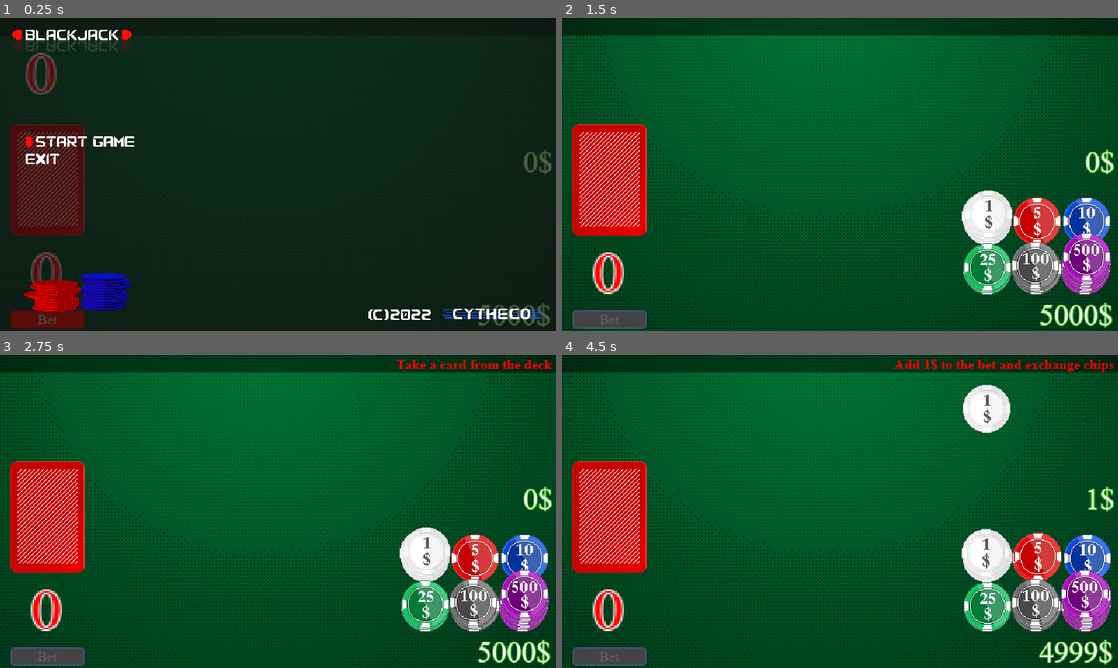
Above: before the commit, frames 1-4 (two rows, left to right).
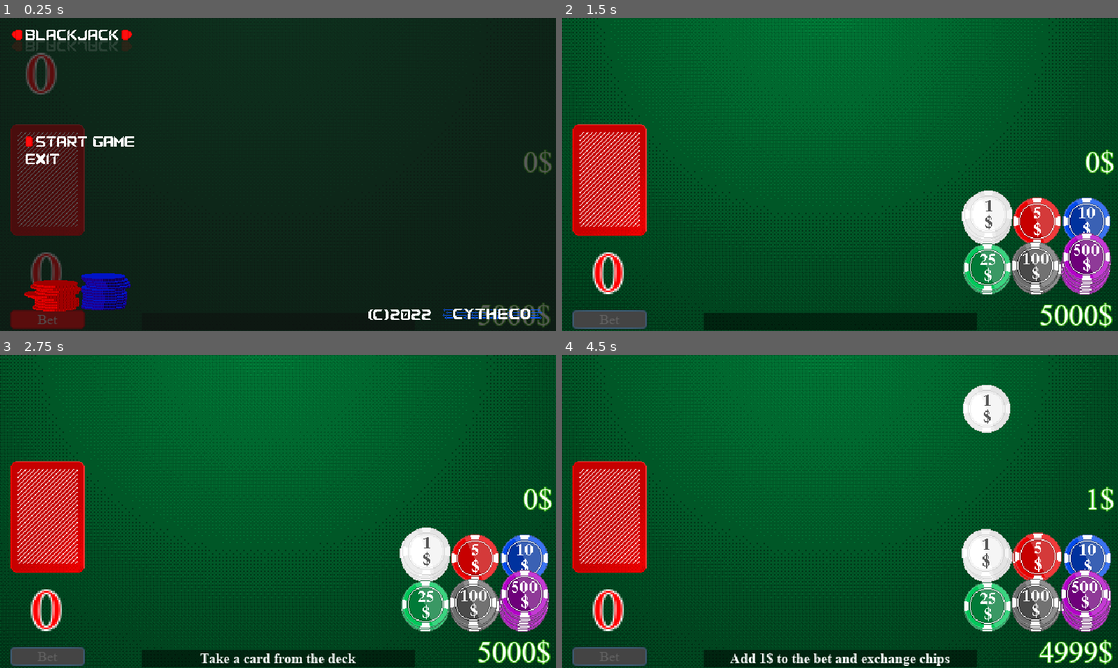
Above: after the commit, the same moments.

Repository: Cydeamon/Blackjack
Game: Godot game, scene res://Main.tscn
Two runs of this game, one before a commit and one after it. Both use one fixed random seed, a clock stepped at 60 frames per second and the inputs below. Sound files missing from this copy of the repository are replaced by a short silence.
Inputs (mouse positions are in pixels of both pictures, inside the frame that each line leads up to):
- Up to frame 1 (0.25 s): no input
- Up to frame 2 (1.5 s): click "Bet" at 0.5 s; tap Enter (ui_accept) at 1.25 s; move the mouse to (645, 140) at 1.27 s; hold Up (ui_up) from 1.28 s (still down); click (645, 140) at 1.42 s
- Up to frame 3 (2.75 s): tap Enter (ui_accept) at 1.52, 2, 2.27 s; move the mouse to (50, 517) at 2.02 s; release Up (ui_up) at 2.03 s; hold Down (ui_down) from 2.03 s (still down); click (50, 517) at 2.17 s
- Up to frame 4 (4.5 s): tap Enter (ui_accept) at 2.75, 3.5, 3.77, 4.25 s; move the mouse to (990, 558) at 2.77 s; release Down (ui_down) at 2.78 s; hold Up (ui_up) 2.78-4.28 s; click (990, 558) at 2.92 s; move the mouse to (984, 408) at 3.52 s; click (984, 408) at 3.67 s; move the mouse to (990, 558) at 4.27 s; hold Down (ui_down) from 4.28 s (still down); click (990, 558) at 4.42 s

The runs differ from the first frame. In frame 2, 6.5% of the frame differs, in the area x 0-100%, y 0-100%; in frame 3, 6.8%; in frame 4, 6.9%.
Error in both runs: Division By Zero in operator '%'. (res://Main.gd:238)

Commit message:
Center notes. Note fix for bets

Diff:
--- a/Main.gd
+++ b/Main.gd
@@ -562,7 +562,10 @@
 
 
 func _on_ReadyButton_mouse_entered():
-	$UI/GameUI/NoteLabel.text = "No more cards"
+	if bet_is_set:
+		$UI/GameUI/NoteLabel.text = "No more cards"
+	else:
+		$UI/GameUI/NoteLabel.text = "Fix bet"
 
 func _unhandled_input(event):
 	if menu_mode && event.is_action_pressed("ui_down"):
--- a/Main.tscn
+++ b/Main.tscn
@@ -213,8 +213,10 @@
 [node name="GameUI" type="Node" parent="UI"]
 
 [node name="NoteBackground" type="ColorRect" parent="UI/GameUI"]
-margin_right = 640.0
-margin_bottom = 20.0
+margin_left = 163.0
+margin_top = 339.0
+margin_right = 477.0
+margin_bottom = 359.0
 color = Color( 0, 0, 0, 0.47451 )
 
 [node name="MessageBackground" type="ColorRect" parent="UI/GameUI"]
@@ -279,14 +281,15 @@
 align = 2
 
 [node name="NoteLabel" type="Label" parent="UI/GameUI"]
-margin_left = 277.0
-margin_top = 1.0
-margin_right = 635.0
-margin_bottom = 40.0
+margin_left = 163.0
+margin_top = 339.0
+margin_right = 477.0
+margin_bottom = 360.0
+grow_horizontal = 2
 theme = ExtResource( 8 )
-custom_colors/font_color = Color( 1, 0, 0, 1 )
+custom_colors/font_color = Color( 1, 1, 1, 1 )
 custom_colors/font_outline_modulate = Color( 1, 1, 1, 1 )
-align = 2
+align = 1
 
 [node name="VictoryMessage" type="Sprite" parent="UI/GameUI"]
 visible = false
